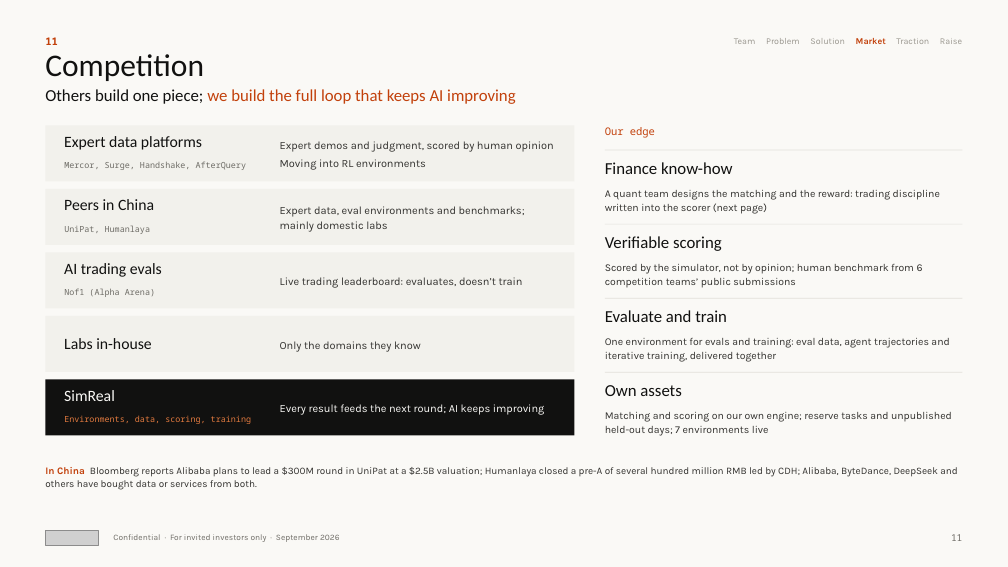
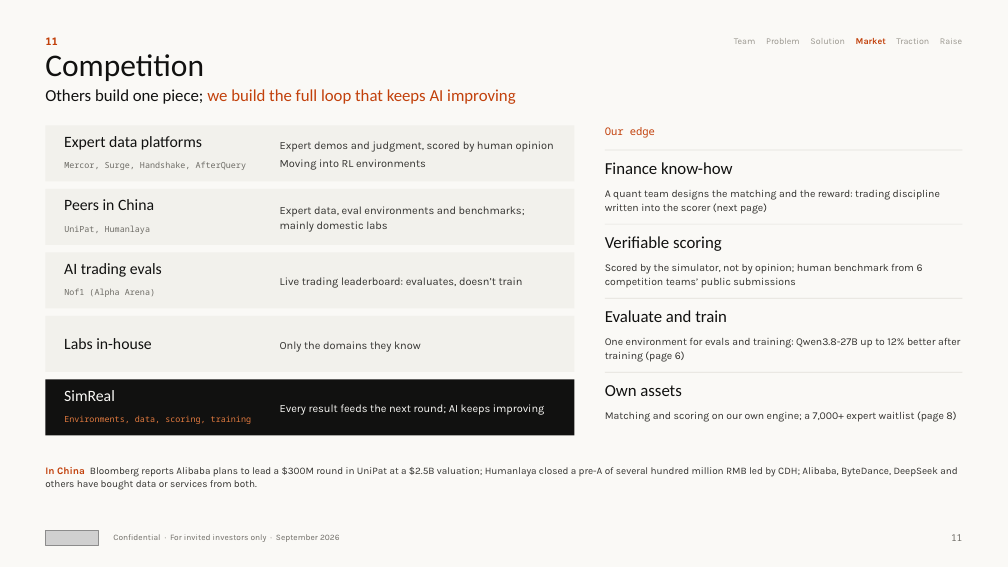
Before and after one commit to wangchen0802/Delta1, a slide deck: slide 11 of SimReal-BP-v34-EN.pptx. Drawn at 1008x567 pixels with LibreOffice and Linux fonts; fonts in the diff are those of the drawing; grey boxes stand for pictures. Boxes give left, top, right and bottom in pixels: in the first picture for what was removed or moved away, otherwise in the second. Text is boxed around its words. In the diff, an @@ line names an element or a change of style, - is before the commit and + after.

```diff
--- a/SimReal-BP-v34-EN.pptx
+++ b/SimReal-BP-v34-EN.pptx
@@ text at box(605, 338, 960, 362): text changed @@
-One environment for evals and training: eval data, agent trajectories and iterative training, delivered together
+One environment for evals and training: Qwen3.8-27B up to 12% better after training (page 6)
@@ text at box(605, 411, 956, 422): text changed @@
-Matching and scoring on our own engine; reserve tasks and unpublished held-out days; 7 environments live
+Matching and scoring on our own engine; a 7,000+ expert waitlist (page 8)
```
Also in this commit, not shown: 8 other slides changed, 8 other files.
